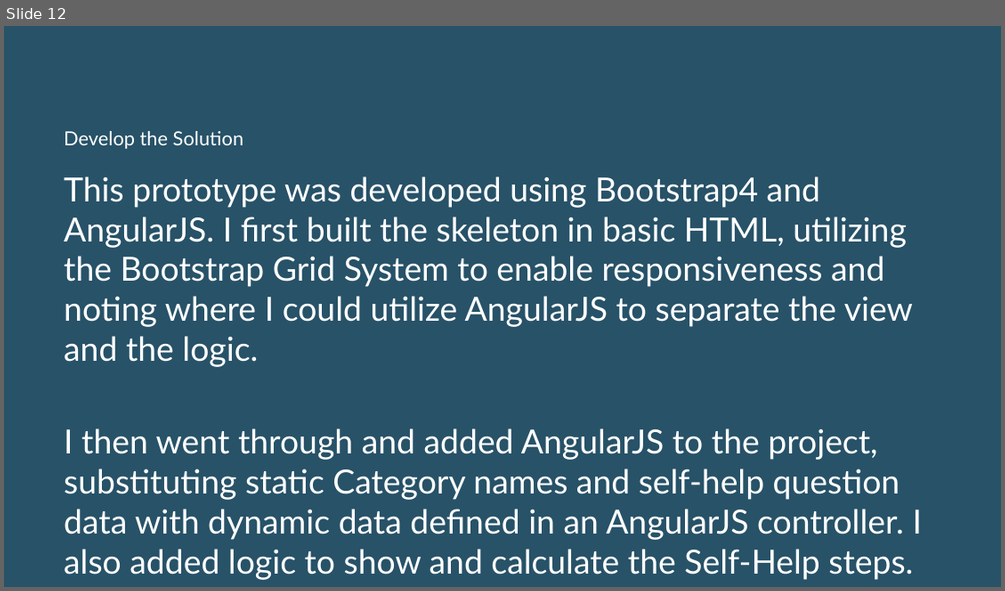
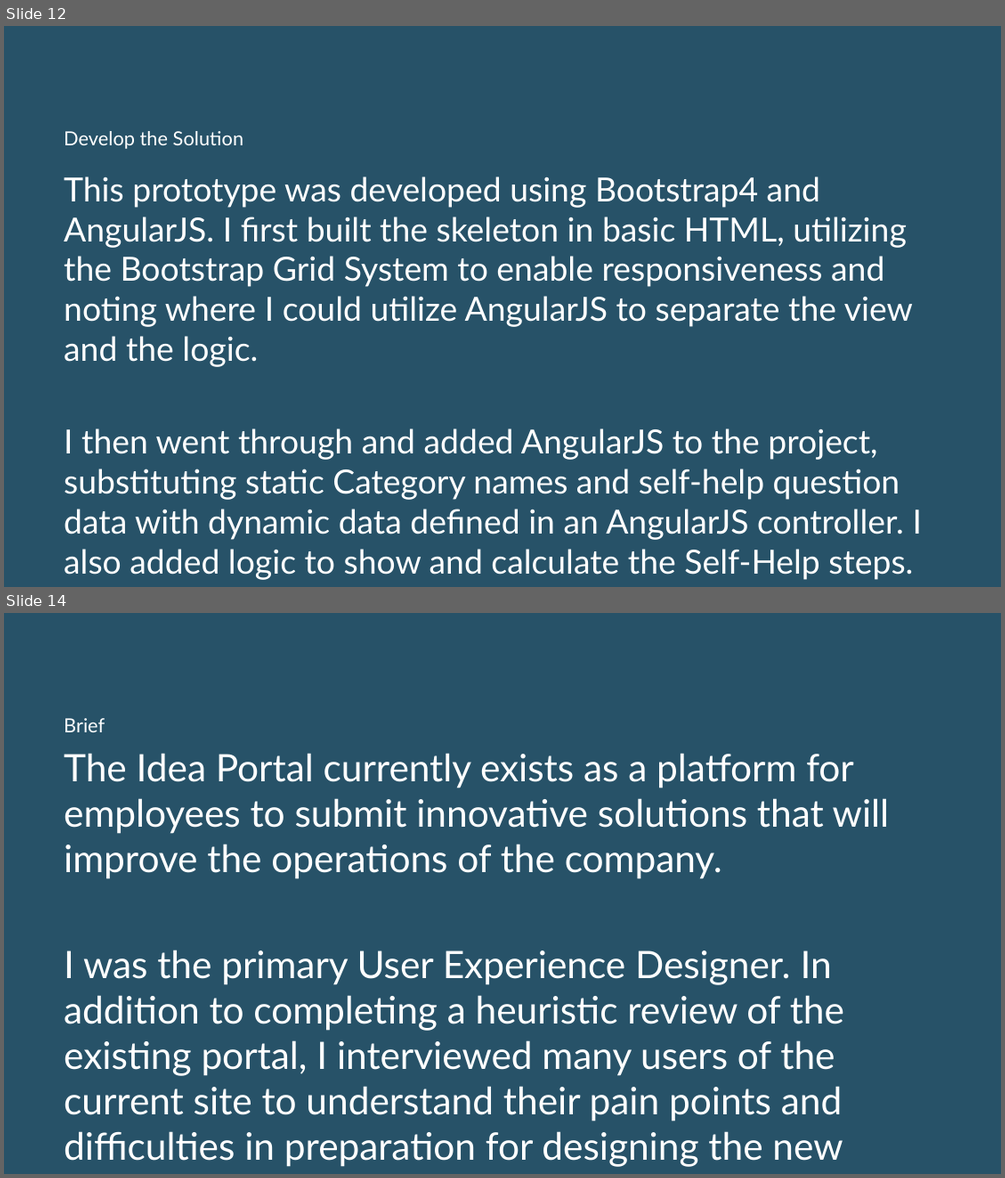
Before and after one commit to loriahpope/portfolio, a slide deck: app/assets/Loriah Pope Portfolio Presentation.pptx. Shown one above the other, each under a label of ours: slide 12 before the commit, slides 12 and 14 after it; the slides between them are not shown. The pictures are 1005x591 and 1005x1178 pixels, drawn with LibreOffice and Linux fonts; fonts in the diff are those of the drawing. Boxes give left, top, right and bottom in pixels: in the first picture for what was removed or moved away, otherwise in the second. Text is boxed around its words. In the diff, an @@ line names an element or a change of style, - is before the commit and + after.

Commit message:
adding all feedback points

```diff
--- a/app/assets/Loriah Pope Portfolio Presentation.pptx
+++ b/app/assets/Loriah Pope Portfolio Presentation.pptx
@@ slide 14 added at (x1=4, y1=613, x2=1001, y2=1174), background #275268 @@
@@ text added at (x1=64, y1=718, x2=889, y2=1167), 27.3 pt, text #FFFFFF @@
+Brief
+The Idea Portal currently exists as a platform for employees to submit innovative solutions that will improve the operations of the company.
+I was the primary User Experience Designer. In addition to completing a heuristic review of the existing portal, I interviewed many users of the current site to understand their pain points and difficulties in preparation for designing the new system.
```
Also in this commit, not shown: 9 other slides added, 9 other files.
